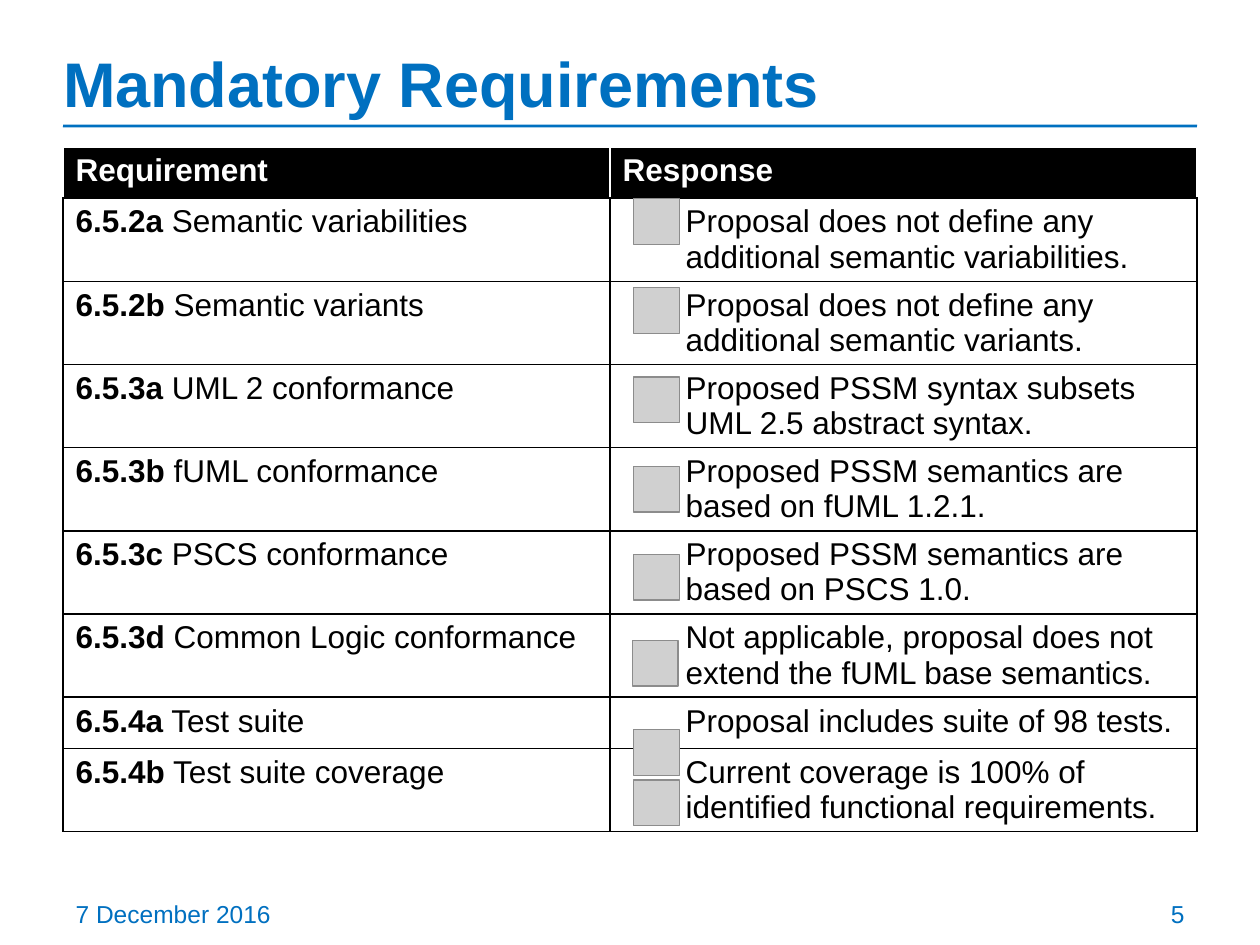
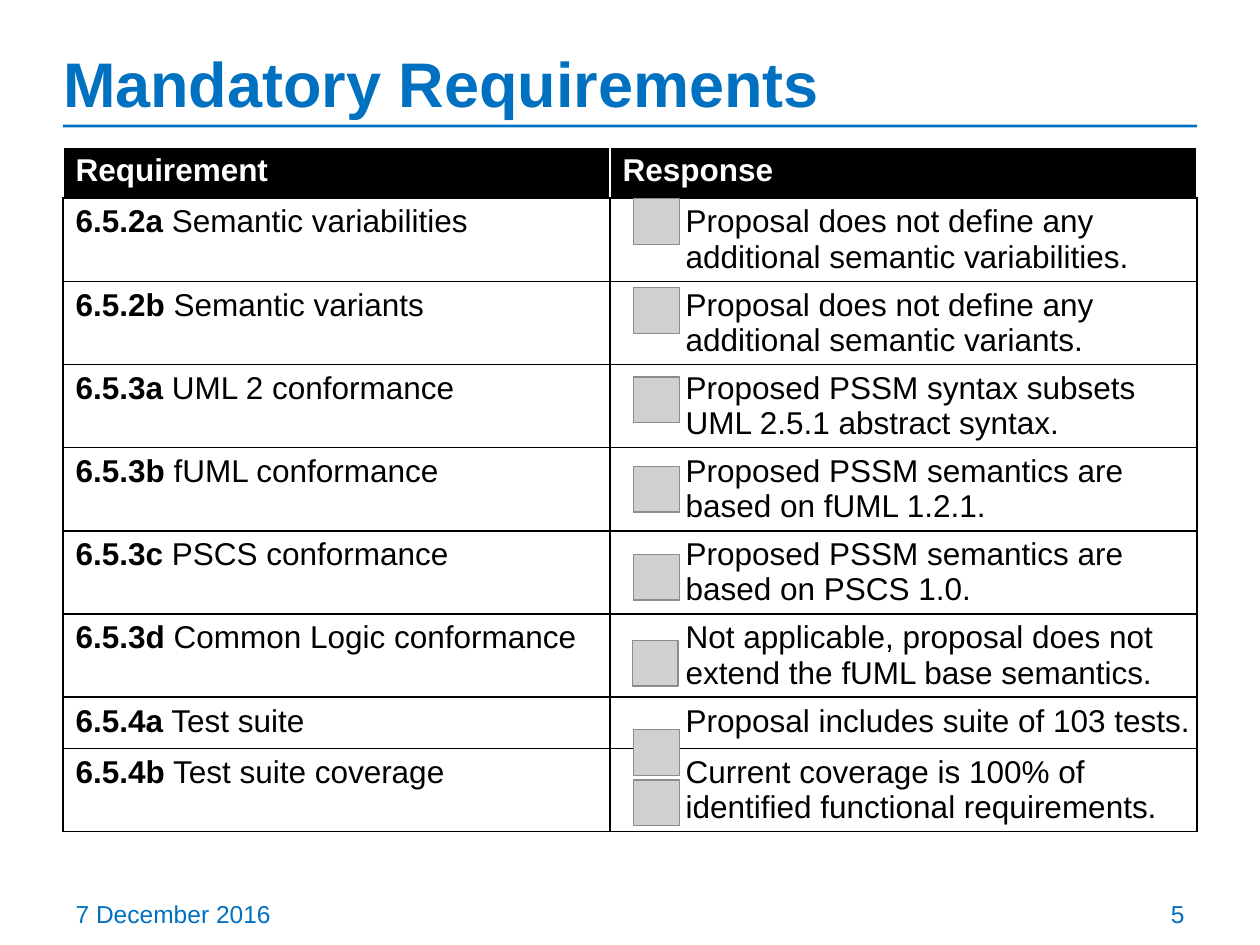
Before and after one commit to ModelDriven/PSSM, a slide deck: slide 5 of Presentations/20161207-Coronado-Meeting/PSSM-revised-submission.pptx. Drawn at 1260x945 pixels with LibreOffice and Linux fonts; fonts in the diff are those of the drawing; grey boxes stand for pictures. Boxes give left, top, right and bottom in pixels: in the first picture for what was removed or moved away, otherwise in the second. Text is boxed around its words. In the diff, an @@ line names an element or a change of style, - is before the commit and + after.

Commit message:
Updated presentation front matter and syntax slides.

```diff
--- a/Presentations/20161207-Coronado-Meeting/PSSM-revised-submission.pptx
+++ b/Presentations/20161207-Coronado-Meeting/PSSM-revised-submission.pptx
@@ table at bbox=[63, 147, 1197, 867] @@
-row 4, column 2: Proposed PSSM syntax subsets UML 2.5 abstract syntax.
+row 4, column 2: Proposed PSSM syntax subsets UML 2.5.1 abstract syntax.
-row 8, column 2: Proposal includes suite of 98 tests.
+row 8, column 2: Proposal includes suite of 103 tests.
```
Also in this commit, not shown: 3 other slides changed, 1 other file.
